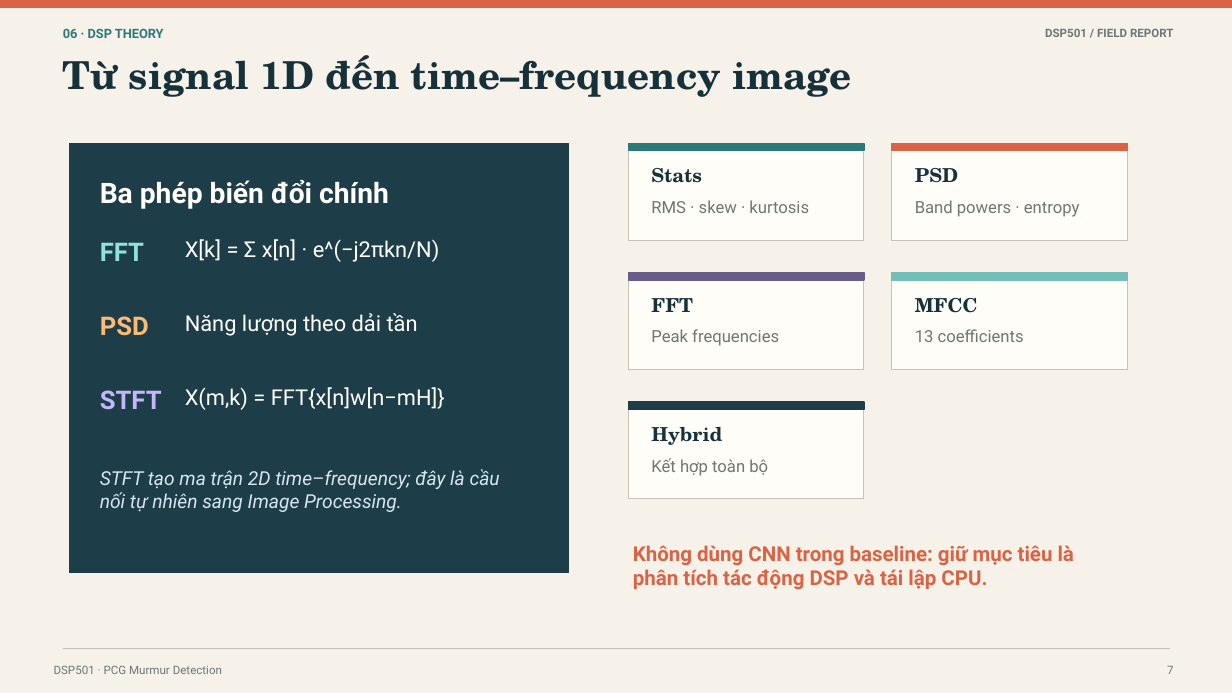
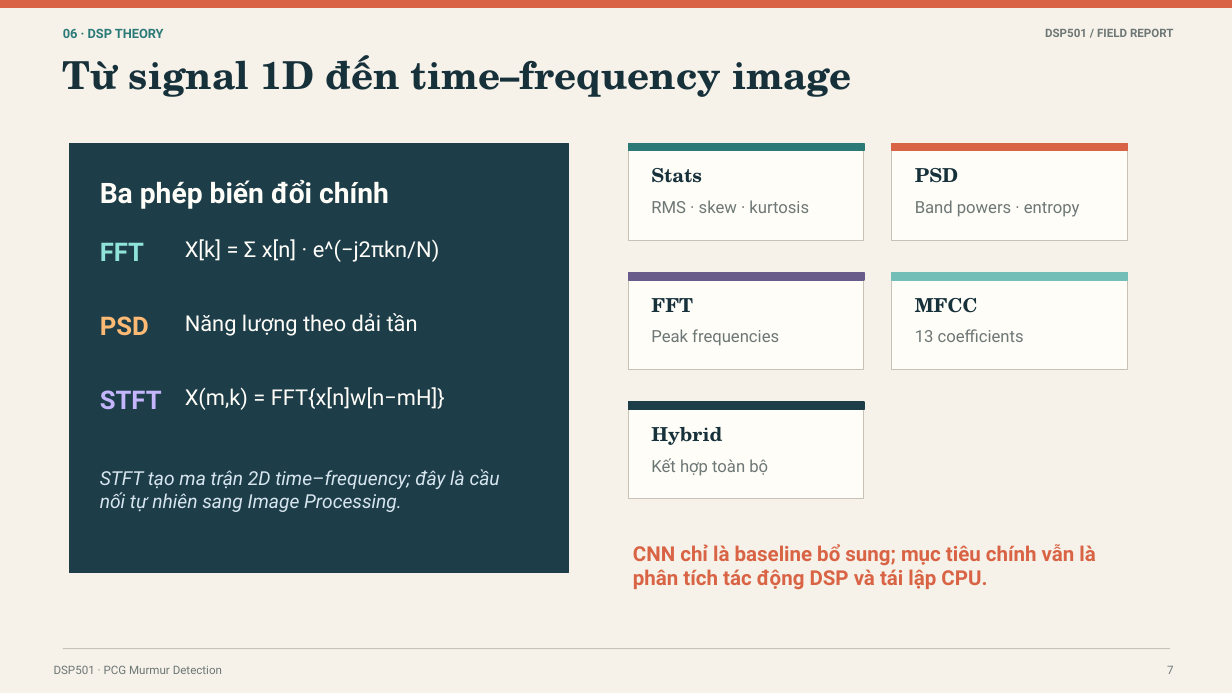
Before and after one commit to nstung463/pcg_murmur_dsp, a slide deck: slide 7 of docs/project_deliverables/DSP501_final_presentation.pptx. Drawn at 1232x693 pixels with LibreOffice and Linux fonts; fonts in the diff are those of the drawing. Boxes give left, top, right and bottom in pixels: in the first picture for what was removed or moved away, otherwise in the second. Text is boxed around its words. In the diff, an @@ line names an element or a change of style, - is before the commit and + after.

```diff
--- a/docs/project_deliverables/DSP501_final_presentation.pptx
+++ b/docs/project_deliverables/DSP501_final_presentation.pptx
@@ text at [633,544,1095,590]: text changed @@
-Không dùng CNN trong baseline: giữ mục tiêu là phân tích tác động DSP và tái lập CPU.
+CNN chỉ là baseline bổ sung; mục tiêu chính vẫn là phân tích tác động DSP và tái lập CPU.
```
Also in this commit, not shown: 7 other slides changed, 1 slide added, 15 other files.
